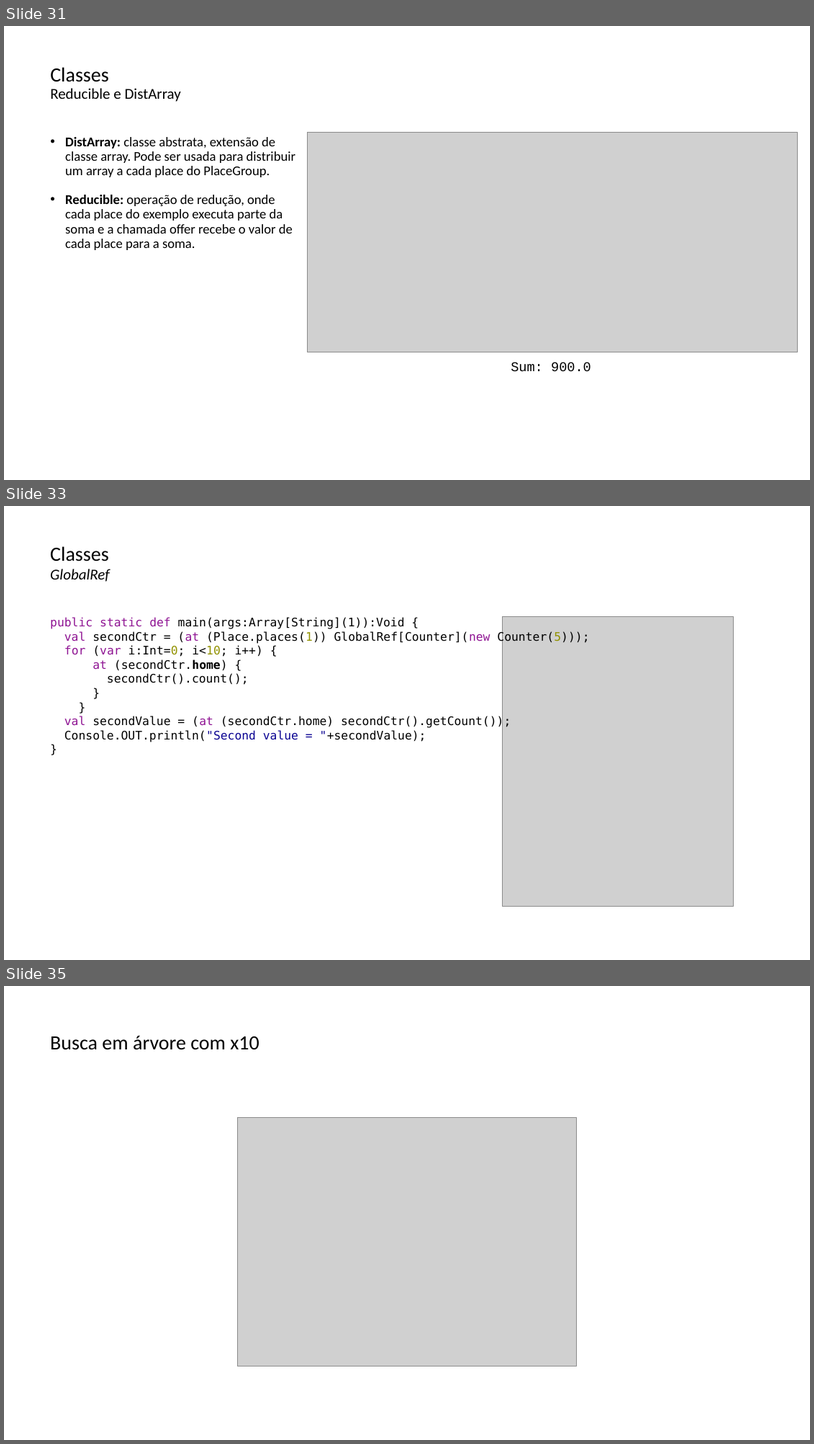
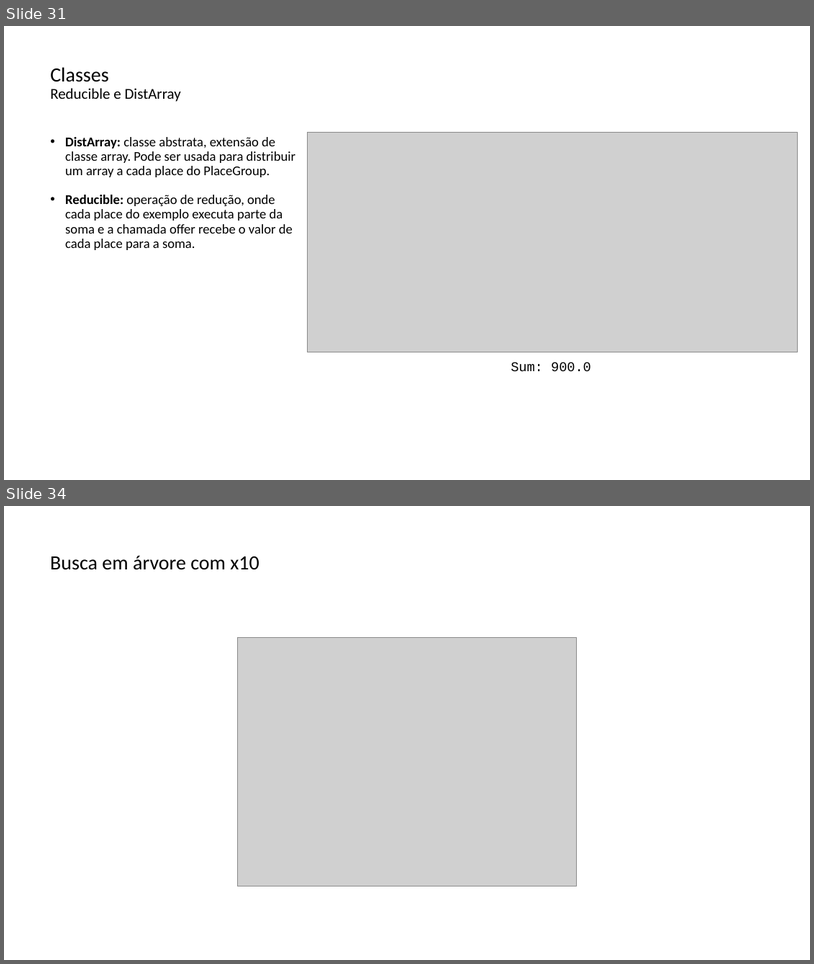
Before and after one commit to lquatrin/inf2591, a slide deck: x102.pptx. Shown one above the other, each under a label of ours: slides 31, 33 and 35 before the commit, slides 31 and 34 after it; the slides between them are not shown. The pictures are 814x1444 and 814x964 pixels, drawn with LibreOffice and Linux fonts; fonts in the diff are those of the drawing; grey boxes stand for pictures. Boxes give left, top, right and bottom in pixels: in the first picture for what was removed or moved away, otherwise in the second. Text is boxed around its words. In the diff, an @@ line names an element or a change of style, - is before the commit and + after.

```diff
--- a/x102.pptx
+++ b/x102.pptx
@@ slide 33 removed at box(4, 506, 810, 960), background #FFFFFF @@
@@ text removed at box(50, 546, 110, 582) @@
-Classes
-GlobalRef
@@ text removed at box(50, 617, 589, 742) @@
-public static def main(args:Array[String](1)):Void {
-val secondCtr = (at (Place.places(1)) GlobalRef[Counter](new Counter(5)));
-for (var i:Int=0; i<10; i++) {
-at (secondCtr.home) {
-secondCtr().count();
-}
-}
-val secondValue = (at (secondCtr.home) secondCtr().getCount());
-Console.OUT.println("Second value = "+secondValue);
-}
@@ picture removed at box(502, 617, 733, 906) @@
@@ what was slide 35 is now slide 34 @@
```
Also in this commit, not shown: 2 slides changed, 1 slide added, 1 other slide removed.
